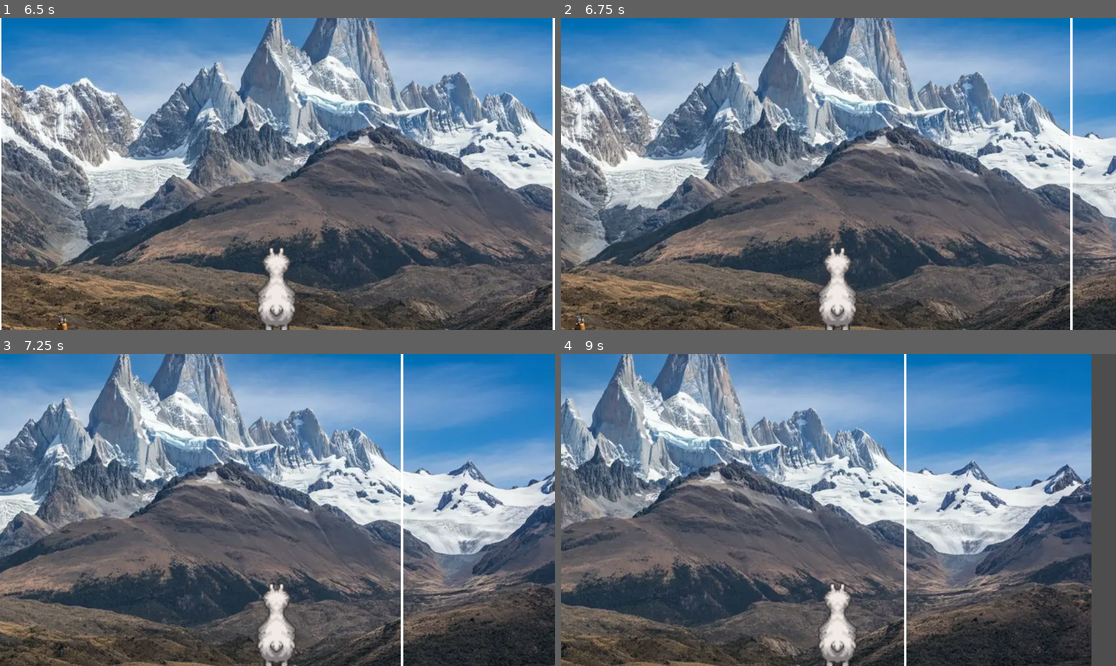
Above: before the commit, frames 1-4 (two rows, left to right).
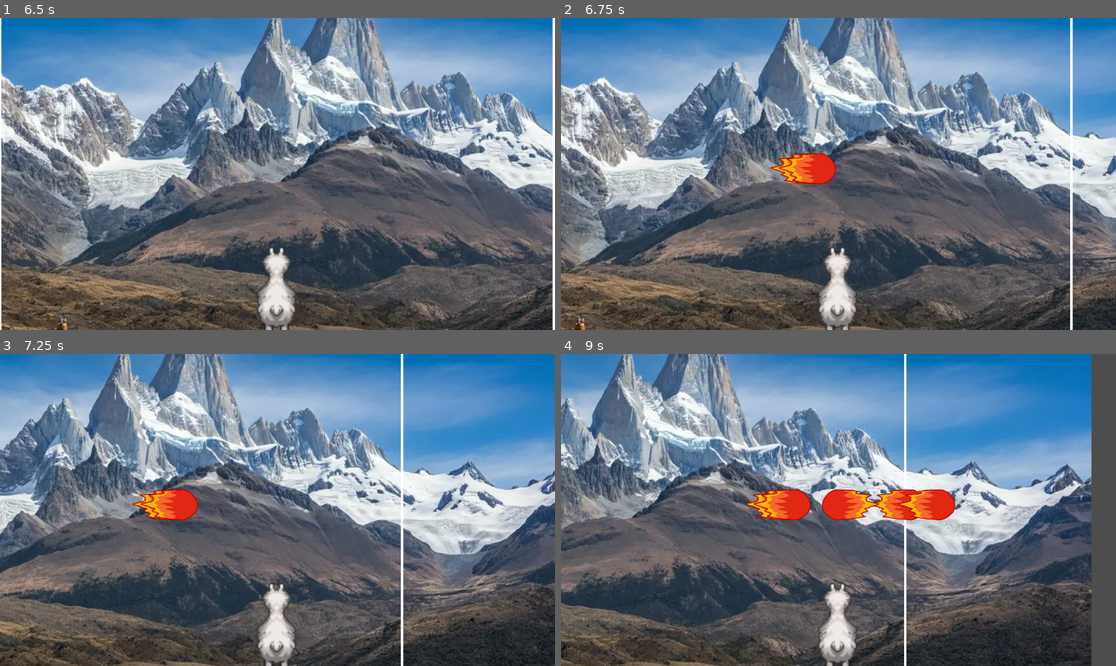
Above: after the commit, the same moments.

Repository: FabienSchmitt/Split
Game: Godot game, scene res://scenes/ui/splash_screen_manager.tscn
Same seed, same stepped clock (60 frames per second), same inputs: the game is played once before the commit and once after it.
Inputs:
- Up to frame 1 (6.5 s): tap Enter at 0.5, 3.5 s; hold D (move_right) 0.53-1.28 s; tap Space (attack, bound only after the commit) at 0.6, 1.35, 2.1, 2.75, 2.85, 3.6, 4.35, 5.1 s; hold A (move_left) 1.28-2.03 s; hold D (move_right) 2.03-3.53 s; hold A (move_left) 3.53-5.75 s; click "New Game" at 5.75 s
- Up to frame 2 (6.75 s): tap Space (attack, bound only after the commit) at 6.5, 6.6 s; hold D (move_right) from 6.53 s (still down)
- Up to frame 3 (7.25 s): keep holding D (move_right)
- Up to frame 4 (9 s): tap Space (attack, bound only after the commit) at 7.35, 8.1, 8.85 s; release D (move_right) at 8.78 s; hold A (move_left) from 8.78 s (still down)

Frame 1 is identical in both runs. In frame 2, 0.9% of the frame differs, in the area x 37-50%, y 43-54%; in frame 3, 0.9%; in frame 4, 2.8%, in the area x 33-72%, y 43-54%.

Commit message:
Add spit base

Diff:
--- a/project.godot
+++ b/project.godot
@@ -56,6 +56,11 @@
 "events": [Object(InputEventKey,"resource_local_to_scene":false,"resource_name":"","device":-1,"window_id":0,"alt_press …(192 unchanged characters)…
 ]
 }
+attack={
+"deadzone": 0.2,
+"events": [Object(InputEventKey,"resource_local_to_scene":false,"resource_name":"","device":-1,"window_id":0,"alt_pressed":false,"shift_pressed":false,"ctrl_pressed":false,"meta_pressed":false,"pressed":false,"keycode":0,"physical_keycode":32,"key_label":0,"unicode":32,"location":0,"echo":false,"script":null)
+]
+}
 
 [physics]
 
--- a/scenes/player/player.tscn
+++ b/scenes/player/player.tscn
@@ -2,6 +2,7 @@
 
 [ext_resource type="Script" uid="uid://dssnisjsncl6b" path="res://scripts/player.gd" id="1_dovo2"]
 [ext_resource type="Texture2D" uid="uid://b3jgqitc2sqbp" path="res://assets/sprites/lama.png" id="2_dovo2"]
+[ext_resource type="PackedScene" uid="uid://bf3e0s1qcjffn" path="res://scenes/player/spit.tscn" id="2_gmlin"]
 
 [sub_resource type="AtlasTexture" id="AtlasTexture_gmlin"]
 atlas = ExtResource("2_dovo2")
@@ -23,6 +24,7 @@
 
 [node name="Player" type="CharacterBody2D" unique_id=1880450837]
 script = ExtResource("1_dovo2")
+spit_scene = ExtResource("2_gmlin")
 
 [node name="Camera2D" type="Camera2D" parent="." unique_id=2078184630]
 
--- /dev/null
+++ b/scenes/player/spit.tscn
@@ -0,0 +1,36 @@
+[gd_scene format=3 uid="uid://bf3e0s1qcjffn"]
+
+[ext_resource type="Script" uid="uid://bpbdkw6bk7sc6" path="res://scripts/spit.gd" id="1_5g7ut"]
+[ext_resource type="Texture2D" uid="uid://dqt87iuvqnro8" path="res://assets/sprites/fireball_01.png" id="1_tal6h"]
+
+[sub_resource type="AtlasTexture" id="AtlasTexture_5g7ut"]
+atlas = ExtResource("1_tal6h")
+region = Rect2(0, 0, 120, 66)
+
+[sub_resource type="SpriteFrames" id="SpriteFrames_2tsbi"]
+animations = [{
+"frames": [{
+"duration": 1.0,
+"texture": SubResource("AtlasTexture_5g7ut")
+}],
+"loop": 1,
+"name": &"spit",
+"speed": 5.0
+}]
+
+[sub_resource type="CircleShape2D" id="CircleShape2D_lo2sf"]
+radius = 32.23
+
+[node name="Spit" type="Area2D" unique_id=921111117]
+collision_layer = 4
+script = ExtResource("1_5g7ut")
+
+[node name="AnimatedSprite2D" type="AnimatedSprite2D" parent="." unique_id=598434664]
+position = Vector2(-19.745, 0)
+sprite_frames = SubResource("SpriteFrames_2tsbi")
+animation = &"spit"
+
+[node name="CollisionShape2D" type="CollisionShape2D" parent="." unique_id=304887778]
+shape = SubResource("CircleShape2D_lo2sf")
+
+[node name="AudioStreamPlayer2D" type="AudioStreamPlayer2D" parent="." unique_id=1494549139]
--- a/scripts/player.gd
+++ b/scripts/player.gd
@@ -5,22 +5,37 @@
 @onready var ray_cast_2d_left: RayCast2D = $RayCast2D_Left
 @onready var animated_sprite_2d: AnimatedSprite2D = $AnimatedSprite2D
 
+@export var spit_scene: PackedScene
 
-var direction = 1;
+var current_spit = null
+# Can be -1 (left) or 1 (right)
+var player_facing_direction: float = 1
+
+func attack() -> void:
+	var spit = spit_scene.instantiate()
+	get_tree().current_scene.add_child(spit)
+	spit.global_position = global_position
+	spit.global_position.y -= 10 #to center it with the player sprite
+	spit.set_direction(player_facing_direction)
+	current_spit = spit
 
 func _physics_process(delta: float) -> void:
+
+	if Input.is_action_just_pressed("attack"):
+		attack()
+
 	# Get the input direction and handle the movement/deceleration.
 	# Can be -1, 0, 1
 	var current_direction := Input.get_axis("move_left", "move_right")
+	if current_direction != 0 && current_direction != player_facing_direction:
+		change_direction(current_direction)
 
 	if ray_cast_2d_right.is_colliding():
 		if( current_direction > 0):
 			current_direction = 0
-		animated_sprite_2d.flip_h = true;
 	if ray_cast_2d_left.is_colliding():
 		if( current_direction < 0):
 			current_direction = 0
-		animated_sprite_2d.flip_h = false;
 
 	if current_direction:
 		velocity.x = current_direction * SPEED
@@ -28,3 +43,10 @@
 		velocity.x = move_toward(velocity.x, 0, SPEED)
 
 	move_and_slide()
+
+func change_direction(direction: float) -> void:
+	player_facing_direction = direction
+	if player_facing_direction < 0:
+		animated_sprite_2d.flip_h = true
+	elif player_facing_direction > 0:
+		animated_sprite_2d.flip_h = false
--- /dev/null
+++ b/scripts/spit.gd
@@ -0,0 +1,37 @@
+extends Area2D
+
+const SPEED = 130.0
+
+@onready var animated_sprite_2d: AnimatedSprite2D = $AnimatedSprite2D
+@onready var audiostream_player_2d: AudioStreamPlayer2D = $AudioStreamPlayer2D
+
+var shooting_direction: float = 1
+var spit_in_motion: bool = true
+
+func _ready() -> void:
+	audiostream_player_2d.play()
+
+func set_direction(direction: float):
+	shooting_direction = direction
+	if shooting_direction < 0:
+		animated_sprite_2d.flip_h = true
+	elif shooting_direction > 0:
+		animated_sprite_2d.flip_h = false
+
+func _physics_process(delta: float) -> void:
+	if spit_in_motion:
+		position.x += shooting_direction * SPEED * delta
+
+func destroy() -> void:
+	spit_in_motion = false
+	#animated_sprite_2d.play("explode")
+	#await animated_sprite_2d.animation_finished
+	queue_free()
+
+func _on_body_entered(body: Node2D) -> void:
+	destroy()
+
+func _on_area_entered(area: Area2D) -> void:
+	#if area.get_parent() != null && area.get_parent().is_in_group("tourist"):
+	#	area.get_parent().take_damage(1)
+	destroy()
Binary file added: assets/sprites/fireball_01.png
Not shown, added: assets/sprites/fireball_01.png.import
Not shown, added: scripts/spit.gd.uid
